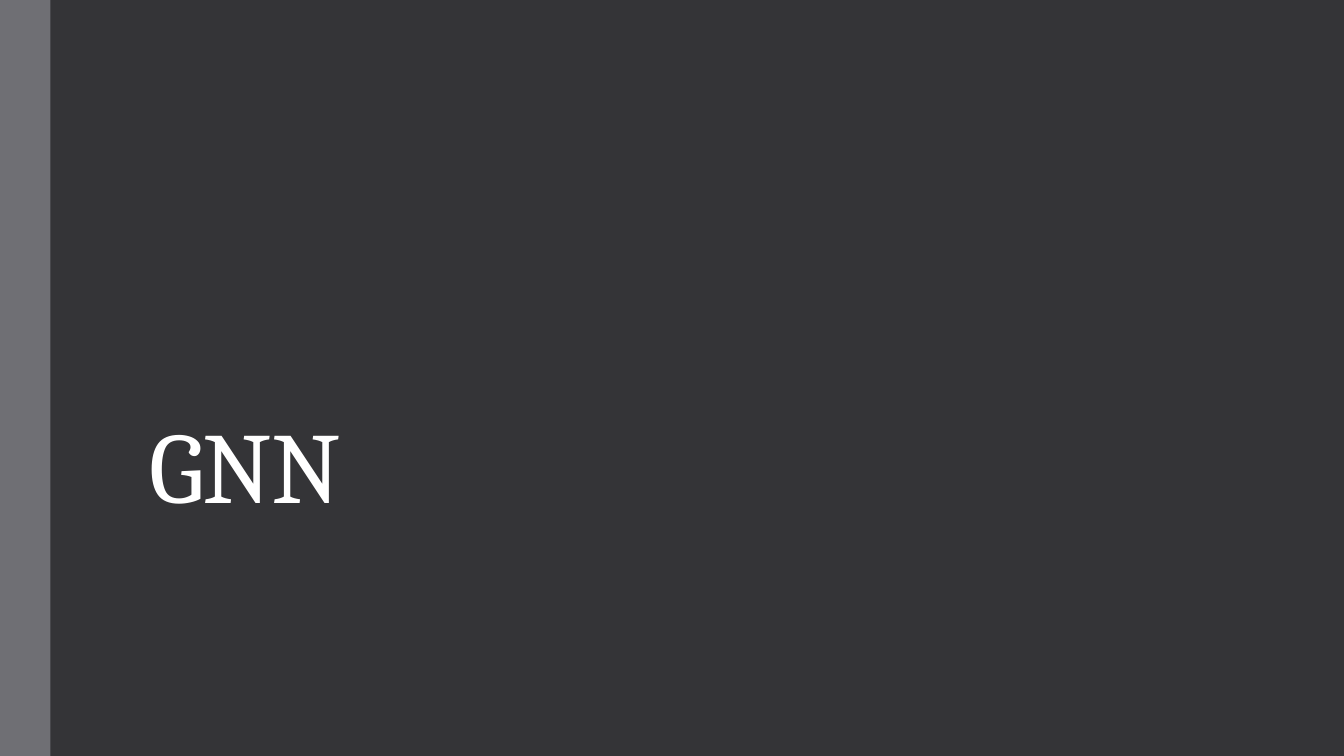
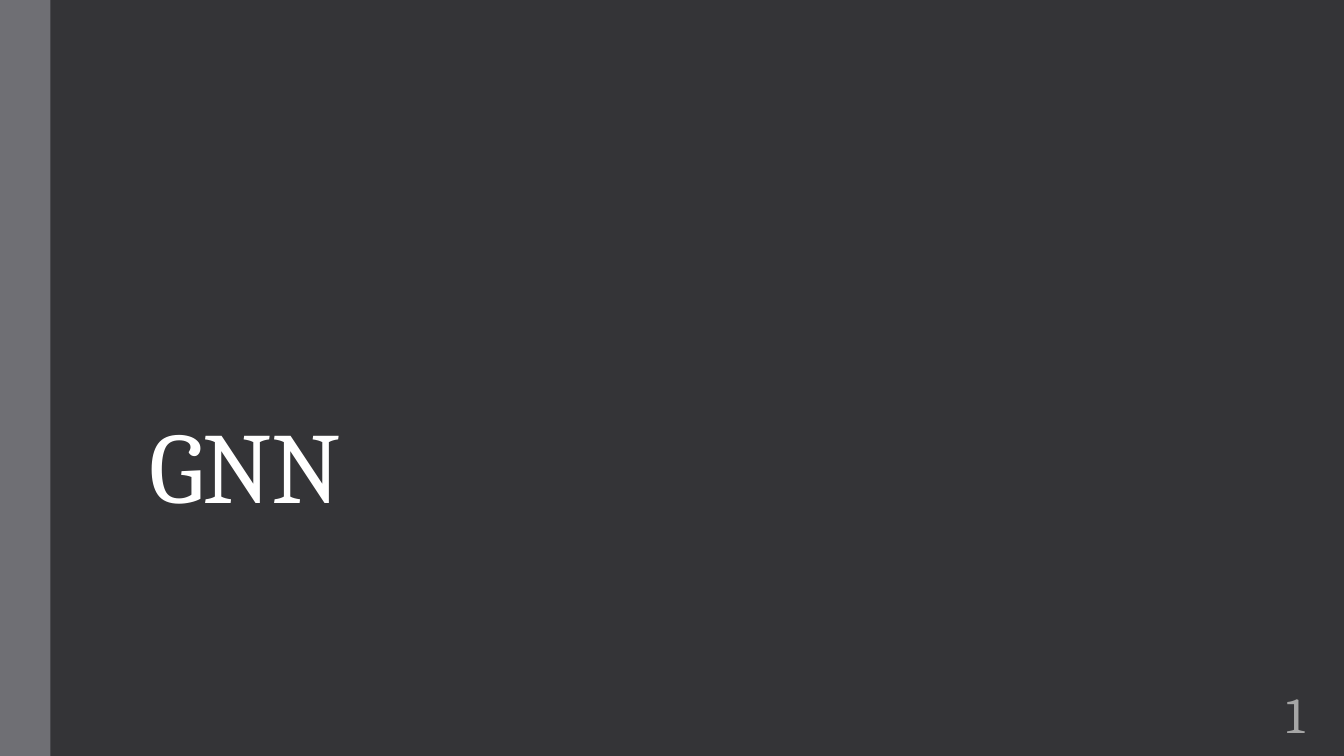
Before and after one commit to team-fairy/JunCheol, a slide deck: slide 1 of Presentation_resource/GNN.pptm. Drawn at 1344x756 pixels with LibreOffice and Linux fonts; fonts in the diff are those of the drawing. Boxes give left, top, right and bottom in pixels: in the first picture for what was removed or moved away, otherwise in the second. Text is boxed around its words. In the diff, an @@ line names an element or a change of style, - is before the commit and + after.

```diff
--- a/Presentation_resource/GNN.pptm
+++ b/Presentation_resource/GNN.pptm
@@ page number added at box(1286, 699, 1304, 733), 36 pt, text #A6A6A6 @@
+1
```
Also in this commit, not shown: 5 other slides changed, 13 slides added, 5 slides removed.
